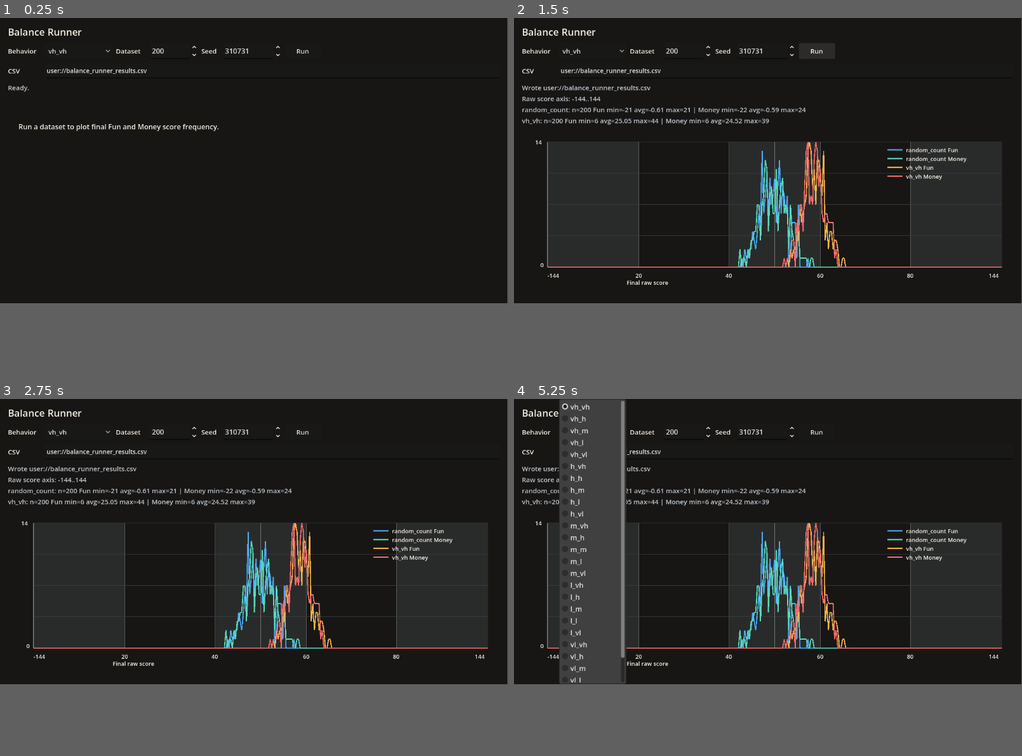
Above: before the commit, frames 1-4 (two rows, left to right).
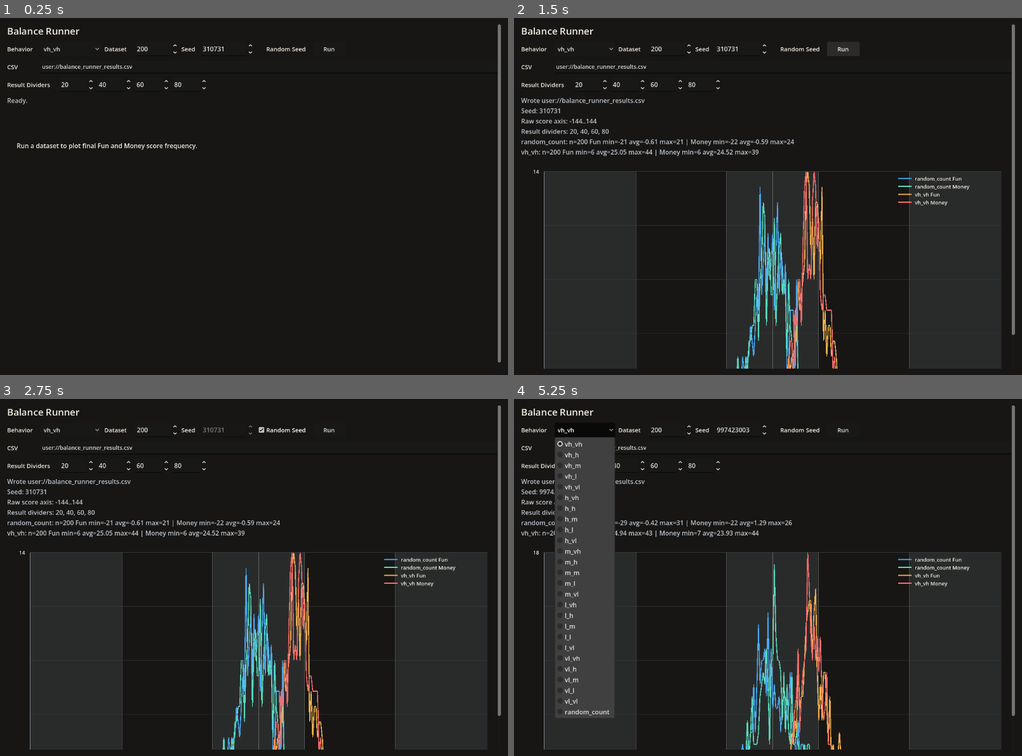
Above: after the commit, the same moments.

Repository: Josephblt/patch-notes
Game: Godot game, scene res://scenes/tools/balance_runner.tscn
Two runs of this game, one before a commit and one after it. Both use one fixed random seed, a clock stepped at 60 frames per second and the inputs below. This scene is started directly instead of the project's main scene.
Inputs (mouse positions are in pixels of both pictures, inside the frame that each line leads up to):
- Up to frame 1 (0.25 s): no input
- Up to frame 2 (1.5 s): click "vh_vh" at 0.5 s; click "Run" at 1.25 s
- Up to frame 3 (2.75 s): click (284, 423) at 2 s, where only the run after the commit has a clickable "Random Seed"
- Up to frame 4 (5.25 s): click "vh_vh" at 2.75 s; click "Run" at 3.5 s; click (798, 423) at 4.25 s, where only the run after the commit has a clickable "Random Seed"; click "vh_vh" at 5 s
In our replay, the window is 799x449 before the commit and 800x562 after it. These sizes can differ from the game's own. Grey fills any space a smaller window leaves; there, only what the larger window draws over its background counts as a difference.

The runs differ from the first frame. In frame 1, 2.3% of the frame differs, in the area x 1-99%, y 1-97%; in frame 2, 9.6%; in frame 3, 9.6%; in frame 4, 13%, in the area x 1-99%, y 0-99%.

Commit message:
Improve balance runner controls

Diff:
--- a/src/project.godot
+++ b/src/project.godot
@@ -15,6 +15,13 @@
 config/features=PackedStringArray("4.7", "GL Compatibility")
 config/icon="res://icon.svg"
 
+[display]
+
+window/size/viewport_width=1280
+window/size/viewport_height=900
+window/size/resizable=true
+window/stretch/aspect="expand"
+
 [physics]
 
 3d/physics_engine="Jolt Physics"
--- a/src/scenes/tools/balance_runner.tscn
+++ b/src/scenes/tools/balance_runner.tscn
@@ -1,12 +1,12 @@
-[gd_scene load_steps=3 format=3]
+[gd_scene format=3 uid="uid://bnjnfdr7pt8r2"]
 
-[ext_resource type="Script" path="res://scripts/tools/balance_runner.gd" id="1"]
-[ext_resource type="Script" path="res://scripts/tools/frequency_graph.gd" id="2"]
+[ext_resource type="Script" uid="uid://c3pyyxtbiow6s" path="res://scripts/tools/balance_runner.gd" id="1"]
+[ext_resource type="Script" uid="uid://oka0c8yibh4t" path="res://scripts/tools/frequency_graph.gd" id="2"]
 
-[node name="BalanceRunner" type="CanvasLayer"]
+[node name="BalanceRunner" type="CanvasLayer" unique_id=1648812995]
 script = ExtResource("1")
 
-[node name="Background" type="ColorRect" parent="."]
+[node name="Background" type="ColorRect" parent="." unique_id=797246638]
 anchors_preset = 15
 anchor_right = 1.0
 anchor_bottom = 1.0
@@ -14,7 +14,7 @@
 grow_vertical = 2
 color = Color(0.0901961, 0.0862745, 0.0784314, 1)
 
-[node name="MarginContainer" type="MarginContainer" parent="."]
+[node name="MarginContainer" type="MarginContainer" parent="." unique_id=88411247]
 anchors_preset = 15
 anchor_right = 1.0
 anchor_bottom = 1.0
@@ -25,27 +25,28 @@
 theme_override_constants/margin_right = 18
 theme_override_constants/margin_bottom = 16
 
-[node name="RunScroll" type="ScrollContainer" parent="MarginContainer"]
+[node name="RunScroll" type="ScrollContainer" parent="MarginContainer" unique_id=322582664]
 layout_mode = 2
 size_flags_horizontal = 3
 size_flags_vertical = 3
 
-[node name="VBoxContainer" type="VBoxContainer" parent="MarginContainer/RunScroll"]
+[node name="VBoxContainer" type="VBoxContainer" parent="MarginContainer/RunScroll" unique_id=340716354]
 layout_mode = 2
 size_flags_horizontal = 3
+size_flags_vertical = 3
 theme_override_constants/separation = 10
 
-[node name="TitleLabel" type="Label" parent="MarginContainer/RunScroll/VBoxContainer"]
+[node name="TitleLabel" type="Label" parent="MarginContainer/RunScroll/VBoxContainer" unique_id=1788650948]
 layout_mode = 2
 theme_override_colors/font_color = Color(0.956863, 0.937255, 0.890196, 1)
-theme_override_font_sizes/font_size = 22
+theme_override_font_sizes/font_size = 24
 text = "Balance Runner"
 
-[node name="ControlRow" type="HBoxContainer" parent="MarginContainer/RunScroll/VBoxContainer"]
+[node name="ControlRow" type="HBoxContainer" parent="MarginContainer/RunScroll/VBoxContainer" unique_id=2088022378]
 layout_mode = 2
 theme_override_constants/separation = 8
 
-[node name="BehaviorLabel" type="Label" parent="MarginContainer/RunScroll/VBoxContainer/ControlRow"]
+[node name="BehaviorLabel" type="Label" parent="MarginContainer/RunScroll/VBoxContainer/ControlRow" unique_id=1848555817]
 custom_minimum_size = Vector2(76, 36)
 layout_mode = 2
 theme_override_colors/font_color = Color(0.956863, 0.937255, 0.890196, 1)
@@ -53,12 +54,12 @@
 text = "Behavior"
 vertical_alignment = 1
 
-[node name="BehaviorOptions" type="OptionButton" parent="MarginContainer/RunScroll/VBoxContainer/ControlRow"]
+[node name="BehaviorOptions" type="OptionButton" parent="MarginContainer/RunScroll/VBoxContainer/ControlRow" unique_id=1981334746]
 custom_minimum_size = Vector2(140, 36)
 layout_mode = 2
 theme_override_font_sizes/font_size = 15
 
-[node name="GameCountLabel" type="Label" parent="MarginContainer/RunScroll/VBoxContainer/ControlRow"]
+[node name="GameCountLabel" type="Label" parent="MarginContainer/RunScroll/VBoxContainer/ControlRow" unique_id=310750827]
 custom_minimum_size = Vector2(70, 36)
 layout_mode = 2
 theme_override_colors/font_color = Color(0.956863, 0.937255, 0.890196, 1)
@@ -66,15 +67,14 @@
 text = "Dataset"
 vertical_alignment = 1
 
-[node name="GameCountSpinBox" type="SpinBox" parent="MarginContainer/RunScroll/VBoxContainer/ControlRow"]
+[node name="GameCountSpinBox" type="SpinBox" parent="MarginContainer/RunScroll/VBoxContainer/ControlRow" unique_id=1605685583]
 custom_minimum_size = Vector2(108, 36)
 layout_mode = 2
 min_value = 1.0
 max_value = 10000.0
-step = 1.0
 value = 200.0
 
-[node name="SeedLabel" type="Label" parent="MarginContainer/RunScroll/VBoxContainer/ControlRow"]
+[node name="SeedLabel" type="Label" parent="MarginContainer/RunScroll/VBoxContainer/ControlRow" unique_id=274392153]
 custom_minimum_size = Vector2(42, 36)
 layout_mode = 2
 theme_override_colors/font_color = Color(0.956863, 0.937255, 0.890196, 1)
@@ -82,24 +82,30 @@
 text = "Seed"
 vertical_alignment = 1
 
-[node name="SeedSpinBox" type="SpinBox" parent="MarginContainer/RunScroll/VBoxContainer/ControlRow"]
+[node name="SeedSpinBox" type="SpinBox" parent="MarginContainer/RunScroll/VBoxContainer/ControlRow" unique_id=217918595]
 custom_minimum_size = Vector2(132, 36)
 layout_mode = 2
 max_value = 999999999.0
-step = 1.0
 value = 310731.0
 
-[node name="RunButton" type="Button" parent="MarginContainer/RunScroll/VBoxContainer/ControlRow"]
+[node name="RandomSeedCheckBox" type="CheckBox" parent="MarginContainer/RunScroll/VBoxContainer/ControlRow"]
+custom_minimum_size = Vector2(134, 36)
+layout_mode = 2
+theme_override_colors/font_color = Color(0.956863, 0.937255, 0.890196, 1)
+theme_override_font_sizes/font_size = 15
+text = "Random Seed"
+
+[node name="RunButton" type="Button" parent="MarginContainer/RunScroll/VBoxContainer/ControlRow" unique_id=1037028322]
 custom_minimum_size = Vector2(82, 36)
 layout_mode = 2
 theme_override_font_sizes/font_size = 15
 text = "Run"
 
-[node name="OutputRow" type="HBoxContainer" parent="MarginContainer/RunScroll/VBoxContainer"]
+[node name="OutputRow" type="HBoxContainer" parent="MarginContainer/RunScroll/VBoxContainer" unique_id=937254494]
 layout_mode = 2
 theme_override_constants/separation = 8
 
-[node name="OutputPathLabel" type="Label" parent="MarginContainer/RunScroll/VBoxContainer/OutputRow"]
+[node name="OutputPathLabel" type="Label" parent="MarginContainer/RunScroll/VBoxContainer/OutputRow" unique_id=1883809893]
 custom_minimum_size = Vector2(76, 34)
 layout_mode = 2
 theme_override_colors/font_color = Color(0.956863, 0.937255, 0.890196, 1)
@@ -107,23 +113,63 @@
 text = "CSV"
 vertical_alignment = 1
 
-[node name="OutputPathLineEdit" type="LineEdit" parent="MarginContainer/RunScroll/VBoxContainer/OutputRow"]
-custom_minimum_size = Vector2(620, 34)
+[node name="OutputPathLineEdit" type="LineEdit" parent="MarginContainer/RunScroll/VBoxContainer/OutputRow" unique_id=197390422]
+custom_minimum_size = Vector2(820, 34)
 layout_mode = 2
 size_flags_horizontal = 3
 theme_override_font_sizes/font_size = 14
 text = "user://balance_runner_results.csv"
 
-[node name="SummaryLabel" type="Label" parent="MarginContainer/RunScroll/VBoxContainer"]
-custom_minimum_size = Vector2(700, 48)
+[node name="BandRow" type="HBoxContainer" parent="MarginContainer/RunScroll/VBoxContainer"]
+layout_mode = 2
+theme_override_constants/separation = 8
+
+[node name="BandLabel" type="Label" parent="MarginContainer/RunScroll/VBoxContainer/BandRow"]
+custom_minimum_size = Vector2(124, 36)
+layout_mode = 2
+theme_override_colors/font_color = Color(0.956863, 0.937255, 0.890196, 1)
+theme_override_font_sizes/font_size = 15
+text = "Result Dividers"
+vertical_alignment = 1
+
+[node name="BandDivider1SpinBox" type="SpinBox" parent="MarginContainer/RunScroll/VBoxContainer/BandRow"]
+custom_minimum_size = Vector2(86, 36)
+layout_mode = 2
+min_value = 1.0
+max_value = 99.0
+value = 20.0
+
+[node name="BandDivider2SpinBox" type="SpinBox" parent="MarginContainer/RunScroll/VBoxContainer/BandRow"]
+custom_minimum_size = Vector2(86, 36)
+layout_mode = 2
+min_value = 1.0
+max_value = 99.0
+value = 40.0
+
+[node name="BandDivider3SpinBox" type="SpinBox" parent="MarginContainer/RunScroll/VBoxContainer/BandRow"]
+custom_minimum_size = Vector2(86, 36)
+layout_mode = 2
+min_value = 1.0
+max_value = 99.0
+value = 60.0
+
+[node name="BandDivider4SpinBox" type="SpinBox" parent="MarginContainer/RunScroll/VBoxContainer/BandRow"]
+custom_minimum_size = Vector2(86, 36)
+layout_mode = 2
+min_value = 1.0
+max_value = 99.0
+value = 80.0
+
+[node name="SummaryLabel" type="Label" parent="MarginContainer/RunScroll/VBoxContainer" unique_id=1813098771]
+custom_minimum_size = Vector2(1000, 74)
 layout_mode = 2
 theme_override_colors/font_color = Color(0.74902, 0.776471, 0.811765, 1)
-theme_override_font_sizes/font_size = 15
+theme_override_font_sizes/font_size = 16
 text = "Ready."
 autowrap_mode = 3
 
-[node name="Graph" type="Control" parent="MarginContainer/RunScroll/VBoxContainer"]
-custom_minimum_size = Vector2(760, 360)
+[node name="Graph" type="Control" parent="MarginContainer/RunScroll/VBoxContainer" unique_id=1290756688]
+custom_minimum_size = Vector2(1120, 620)
 layout_mode = 2
 size_flags_horizontal = 3
 size_flags_vertical = 3
--- a/src/scripts/tools/balance_runner.gd
+++ b/src/scripts/tools/balance_runner.gd
@@ -23,12 +23,18 @@
 @export var selected_behavior: String = DEFAULT_BEHAVIOR
 @export var game_count: int = DEFAULT_GAME_COUNT
 @export var seed: int = DEFAULT_SEED
+@export var random_seed: bool = false
 @export var output_path: String = DEFAULT_OUTPUT_PATH
 
 @onready var behavior_options: OptionButton = $MarginContainer/RunScroll/VBoxContainer/ControlRow/BehaviorOptions
 @onready var game_count_spin_box: SpinBox = $MarginContainer/RunScroll/VBoxContainer/ControlRow/GameCountSpinBox
 @onready var seed_spin_box: SpinBox = $MarginContainer/RunScroll/VBoxContainer/ControlRow/SeedSpinBox
+@onready var random_seed_check_box: CheckBox = $MarginContainer/RunScroll/VBoxContainer/ControlRow/RandomSeedCheckBox
 @onready var output_path_line_edit: LineEdit = $MarginContainer/RunScroll/VBoxContainer/OutputRow/OutputPathLineEdit
+@onready var band_divider_1_spin_box: SpinBox = $MarginContainer/RunScroll/VBoxContainer/BandRow/BandDivider1SpinBox
+@onready var band_divider_2_spin_box: SpinBox = $MarginContainer/RunScroll/VBoxContainer/BandRow/BandDivider2SpinBox
+@onready var band_divider_3_spin_box: SpinBox = $MarginContainer/RunScroll/VBoxContainer/BandRow/BandDivider3SpinBox
+@onready var band_divider_4_spin_box: SpinBox = $MarginContainer/RunScroll/VBoxContainer/BandRow/BandDivider4SpinBox
 @onready var run_button: Button = $MarginContainer/RunScroll/VBoxContainer/ControlRow/RunButton
 @onready var summary_label: Label = $MarginContainer/RunScroll/VBoxContainer/SummaryLabel
 @onready var graph: Control = $MarginContainer/RunScroll/VBoxContainer/Graph
@@ -46,6 +52,7 @@
 
 	_configure_controls()
 	run_button.pressed.connect(_on_run_button_pressed)
+	random_seed_check_box.toggled.connect(_on_random_seed_check_box_toggled)
 	summary_label.text = "Ready."
 
 
@@ -75,7 +82,10 @@
 	behavior_options.select(selected_index)
 	game_count_spin_box.value = game_count
 	seed_spin_box.value = seed
+	random_seed_check_box.button_pressed = random_seed
 	output_path_line_edit.text = output_path
+	_configure_band_divider_controls(_load_score_band_dividers())
+	_on_random_seed_check_box_toggled(random_seed_check_box.button_pressed)
 
 
 func _on_run_button_pressed() -> void:
@@ -88,6 +98,11 @@
 	var selected_game_count: int = int(game_count_spin_box.value)
 	var selected_seed: int = int(seed_spin_box.value)
 	var selected_output_path: String = output_path_line_edit.text
+	var selected_score_band_dividers: Array[int] = _get_score_band_dividers_from_controls()
+
+	if random_seed_check_box.button_pressed:
+		selected_seed = _generate_random_seed()
+		seed_spin_box.value = selected_seed
 
 	last_rows = run_dataset(behavior, selected_game_count, selected_seed)
 	_write_csv(selected_output_path, last_rows)
@@ -97,11 +112,20 @@
 		_build_frequency_series(last_rows),
 		-score_axis_bound,
 		score_axis_bound,
-		_load_score_band_dividers()
+		selected_score_band_dividers
 	)
 
-	summary_label.text = _format_summary(last_rows, selected_output_path)
+	summary_label.text = _format_summary(
+		last_rows,
+		selected_output_path,
+		selected_seed,
+		selected_score_band_dividers
+	)
 	run_button.disabled = false
+
+
+func _on_random_seed_check_box_toggled(is_random_seed: bool) -> void:
+	seed_spin_box.editable = not is_random_seed
 
 
 func _parse_options() -> Dictionary:
@@ -167,6 +191,7 @@
 	var row: Dictionary = {
 		"behavior": behavior,
 		"game": game_number,
+		"seed": selected_seed,
 		"total_selected": 0,
 	}
 
@@ -382,19 +407,35 @@
 	return series
 
 
-func _format_summary(rows: Array[Dictionary], selected_output_path: String) -> String:
+func _format_summary(
+	rows: Array[Dictionary],
+	selected_output_path: String,
+	selected_seed: int,
+	selected_score_band_dividers: Array[int]
+) -> String:
 	var behavior_names: Array[String] = _get_row_behavior_names(rows)
 	behavior_names.sort()
 	var score_axis_bound: int = _calculate_score_axis_bound()
 	var lines: PackedStringArray = [
 		"Wrote %s" % selected_output_path,
+		"Seed: %d" % selected_seed,
 		"Raw score axis: %d..%d" % [-score_axis_bound, score_axis_bound],
+		"Result dividers: %s" % ", ".join(_format_int_array(selected_score_band_dividers)),
 	]
 
 	for behavior: String in behavior_names:
 		lines.append(_format_behavior_summary(rows, behavior))
 
 	return "\n".join(lines)
+
+
+func _format_int_array(values: Array[int]) -> PackedStringArray:
+	var output: PackedStringArray = []
+
+	for value: int in values:
+		output.append(str(value))
+
+	return output
 
 
 func _get_row_behavior_names(rows: Array[Dictionary]) -> Array[String]:
@@ -450,6 +491,13 @@
 	]
 
 
+func _generate_random_seed() -> int:
+	var random_number_generator: RandomNumberGenerator = RandomNumberGenerator.new()
+	random_number_generator.randomize()
+
+	return random_number_generator.randi_range(1, 999999999)
+
+
 func _calculate_score_axis_bound() -> int:
 	var strongest_node_points: int = 0
 
@@ -502,6 +550,40 @@
 	return dividers
 
 
+func _configure_band_divider_controls(dividers: Array[int]) -> void:
+	var band_divider_spin_boxes: Array[SpinBox] = _get_band_divider_spin_boxes()
+
+	for divider_index: int in range(band_divider_spin_boxes.size()):
+		var divider_value: int = (divider_index + 1) * 20
+
+		if divider_index < dividers.size():
+			divider_value = dividers[divider_index]
+
+		band_divider_spin_boxes[divider_index].value = divider_value
+
+
+func _get_score_band_dividers_from_controls() -> Array[int]:
+	var dividers: Array[int] = []
+
+	for band_divider_spin_box: SpinBox in _get_band_divider_spin_boxes():
+		var divider: int = int(band_divider_spin_box.value)
+
+		if divider > 0 and divider < 100 and not dividers.has(divider):
+			dividers.append(divider)
+
+	dividers.sort()
+	return dividers
+
+
+func _get_band_divider_spin_boxes() -> Array[SpinBox]:
+	return [
+		band_divider_1_spin_box,
+		band_divider_2_spin_box,
+		band_divider_3_spin_box,
+		band_divider_4_spin_box,
+	]
+
+
 func _write_csv(path: String, rows: Array[Dictionary]) -> void:
 	var output_file: FileAccess = FileAccess.open(path, FileAccess.WRITE)
 
@@ -512,6 +594,7 @@
 	var headers: Array[String] = [
 		"behavior",
 		"game",
+		"seed",
 		"r1_fun",
 		"r1_money",
 		"r1_selected",
